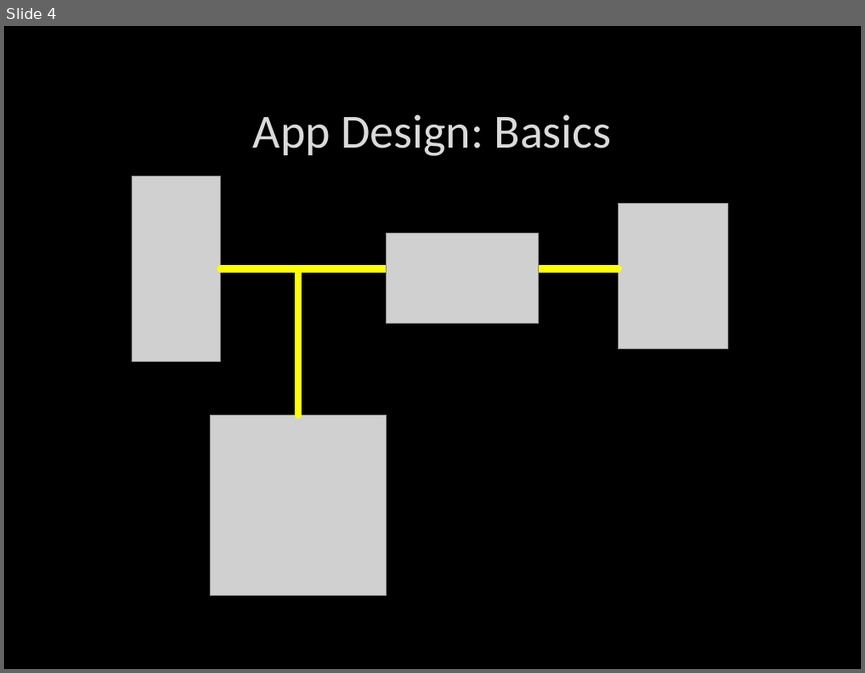
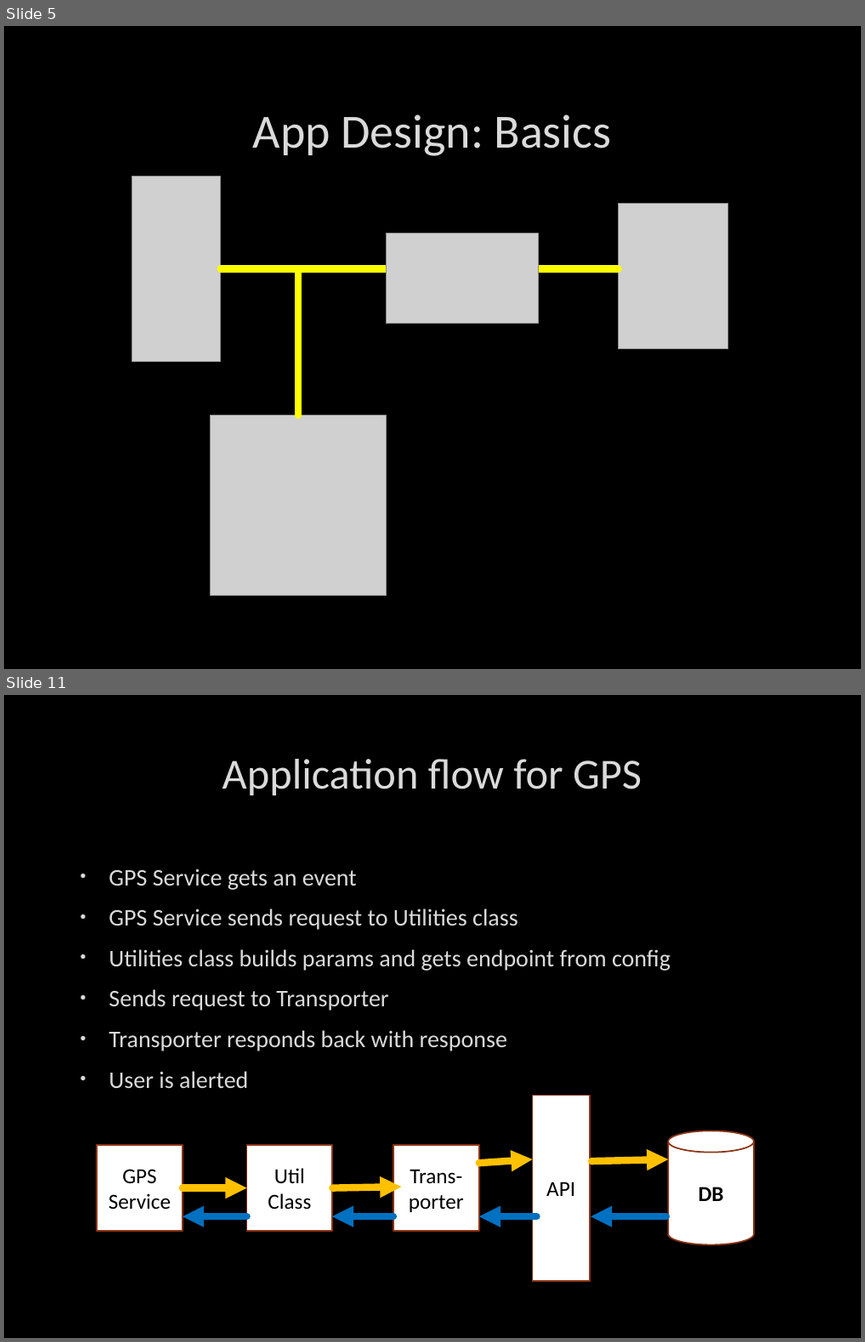
Before and after one commit to ddave2122/Group6, a slide deck: MobAppFinalPresent.pptx. Shown one above the other, each under a label of ours: slide 4 before the commit, slides 5 and 11 after it; the slides between them are not shown. The pictures are 865x673 and 865x1342 pixels, drawn with LibreOffice and Linux fonts; fonts in the diff are those of the drawing; grey boxes stand for pictures; background and template pictures are left out. Boxes give left, top, right and bottom in pixels: in the first picture for what was removed or moved away, otherwise in the second. Text is boxed around its words. In the diff, an @@ line names an element or a change of style, - is before the commit and + after.

```diff
--- a/MobAppFinalPresent.pptx
+++ b/MobAppFinalPresent.pptx
@@ slide 11 added at [4,695,861,1338], background picture (left out) @@
@@ title added at [222,759,642,795], 36 pt, text #DADADA @@
+Application flow for GPS
@@ text added at [109,868,670,1088], 20 pt, text #DADADA @@
+• GPS Service gets an event
+• GPS Service sends request to Utilities class
+• Utilities class builds params and gets endpoint from config
+• Sends request to Transporter
+• Transporter responds back with response
+• User is alerted
@@ rectangle added at [533,1095,590,1281], fill #FFFFFF, outline #8B3314 1.25 pt, 18 pt, text #000000 @@
+API
@@ rectangle added at [97,1145,182,1231], fill #FFFFFF, outline #8B3314 1.25 pt, 18 pt, text #000000 @@
+GPS
+Service
@@ rectangle added at [246,1145,332,1231], fill #FFFFFF, outline #8B3314 1.25 pt, 18 pt, text #000000 @@
+Util
+Class
@@ rectangle added at [393,1145,478,1231], fill #FFFFFF, outline #8B3314 1.25 pt, 18 pt, text #000000 @@
+Trans-porter
@@ cylinder added at [668,1130,754,1244], fill #FFFFFF, outline #8B3314 1.25 pt, 18 pt, text #000000, bold @@
+DB
@@ arrow added from (478, 1163) to (533, 1159), #FFC000 6 pt @@
@@ arrow added from (591, 1161) to (668, 1159), #FFC000 6 pt @@
@@ arrow added from (182, 1188) to (246, 1188), #FFC000 6 pt @@
@@ arrow added from (332, 1188) to (402, 1187), #FFC000 6 pt @@
@@ arrow added from (246, 1216) to (182, 1216), #0070C0 6 pt @@
@@ arrow added from (393, 1216) to (332, 1216), #0070C0 6 pt @@
@@ arrow added from (537, 1216) to (478, 1216), #0070C0 6 pt @@
@@ arrow added from (666, 1216) to (590, 1216), #0070C0 6 pt @@
@@ what was slide 4 is now slide 5 @@
```
Also in this commit, not shown: 4 slides changed, 4 other slides added, 3 slides removed, 5 other files.
